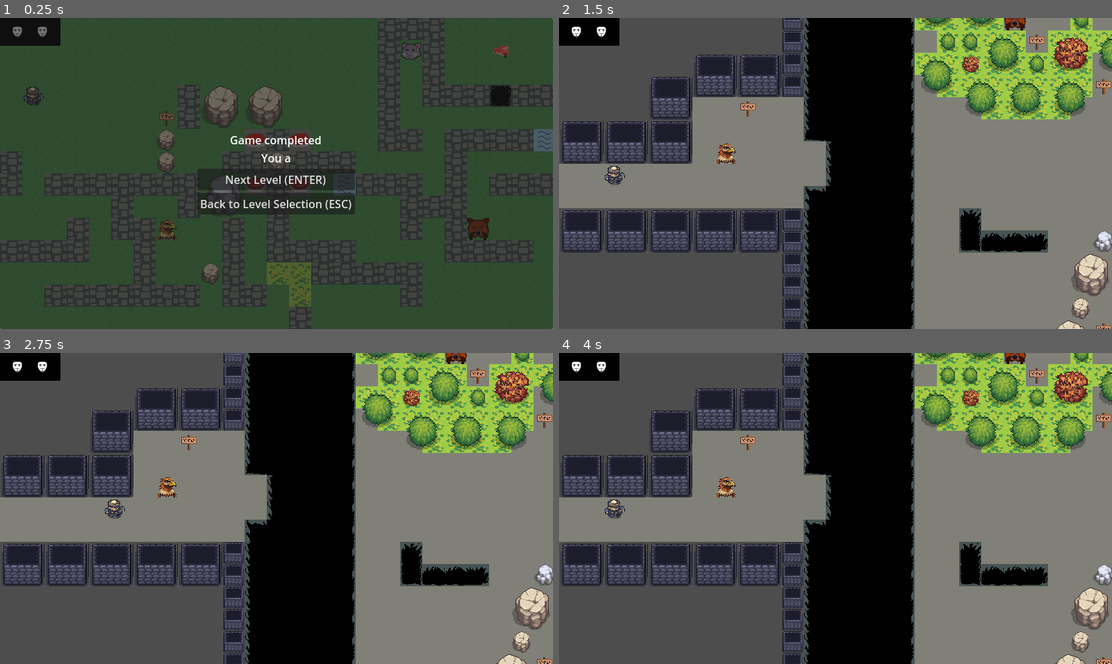
Above: before the commit, frames 1-4 (two rows, left to right).
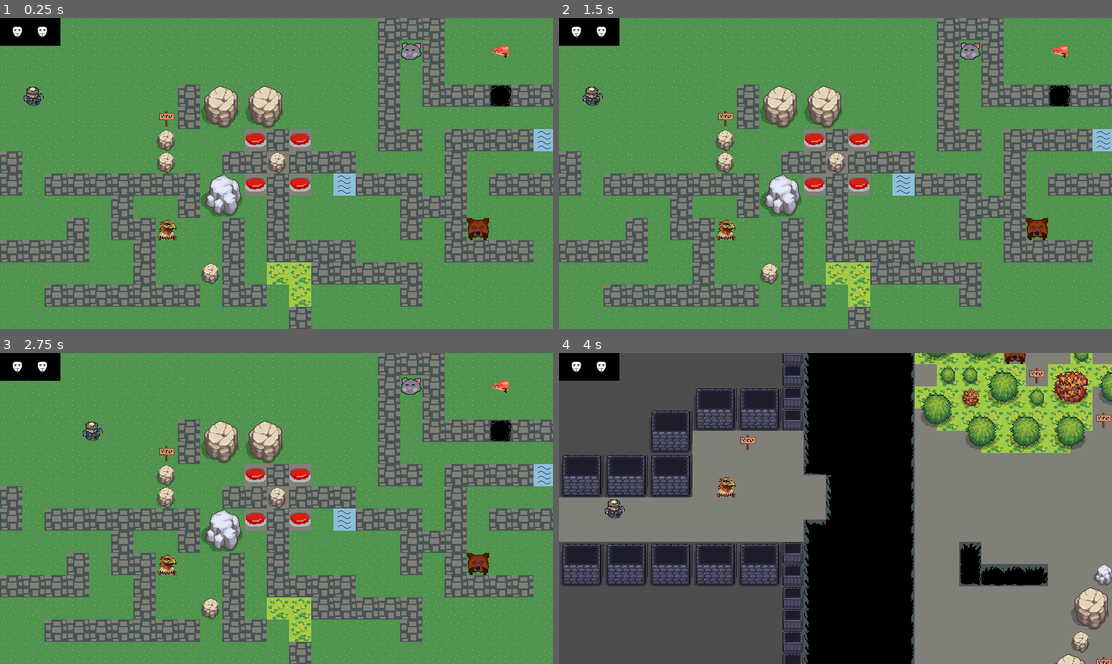
Above: after the commit, the same moments.

Repository: freeze88420/ggj26-spirit-masks-fork
Game: Godot game, scene res://levels/level_6.tscn
The game is run twice, just before and just after one commit, with the same random seed, the same clock (stepped at 60 frames per second) and the same inputs. This scene is started directly instead of the project's main scene.
Inputs (mouse positions are in pixels of both pictures, inside the frame that each line leads up to):
- Up to frame 1 (0.25 s): no input
- Up to frame 2 (1.5 s): click (835, 179) at 0.5 s, where only the run before the commit has a clickable "Next Level (ENTER)"; click (730, 136) at 1.25 s, where only the run before the commit has a clickable "Level 1"
- Up to frame 3 (2.75 s): tap Enter at 2 s; hold D (player_move_right) from 2.03 s (still down); tap Space (mask_interact) at 2.1 s
- Up to frame 4 (4 s): release D (player_move_right) at 2.78 s; hold Escape (back_action) 2.78-3.5 s; tap F (mask_swap) at 2.85 s; click "Level 1" at 3.5 s

The runs differ from the first frame. In frame 1, 98% of the frame differs, in the area x 0-100%, y 0-100%; in frame 2, 90%; in frame 3, 90%; in frame 4, nothing differs.

Commit message:
fix: hide winscreen on load

Diff:
--- a/levels/level_6.tscn
+++ b/levels/level_6.tscn
@@ -19,16 +19,13 @@
 [node name="TreesAndStuff" parent="." index="1"]
 tile_map_data = PackedByteArray("AAAAAAoAAAAAAAEAAAABAAoAAAAAAAEAAAACAAoAAAAAAAEAAAADAAkAAAAAAAEAAAADAAoAAAAAAAEAAAADAA …(1680 unchanged characters)…
 
-[node name="LevelCompleteOverlay" parent="CanvasLayer" index="1"]
-visible = true
-
 [node name="Label" parent="CanvasLayer/LevelCompleteOverlay/CenterContainer/VBoxContainer" index="0"]
 text = "Game completed
 You are awesome!"
+visible_ratio = 0.6451613
 
-[node name="Button2" parent="CanvasLayer/LevelCompleteOverlay/CenterContainer/VBoxContainer" index="1"]
+[node name="Button2" parent="CanvasLayer/LevelCompleteOverlay/CenterContainer/VBoxContainer/VBoxContainer" index="0"]
 visible = false
-disabled = true
 
 [node name="Player" parent="WorldPlacedObjects" index="1"]
 position = Vector2(48, 112)
--- a/levels/level_base.tscn
+++ b/levels/level_base.tscn
@@ -26,10 +26,10 @@
 tracks/0/interp = 1
 tracks/0/loop_wrap = true
 tracks/0/keys = {
-"times": PackedFloat32Array(0, 1),
+"times": PackedFloat32Array(0, 2),
 "transitions": PackedFloat32Array(1, 1),
 "update": 0,
-"values": [0, 20]
+"values": [0, 40]
 }
 tracks/1/type = "value"
 tracks/1/imported = false
